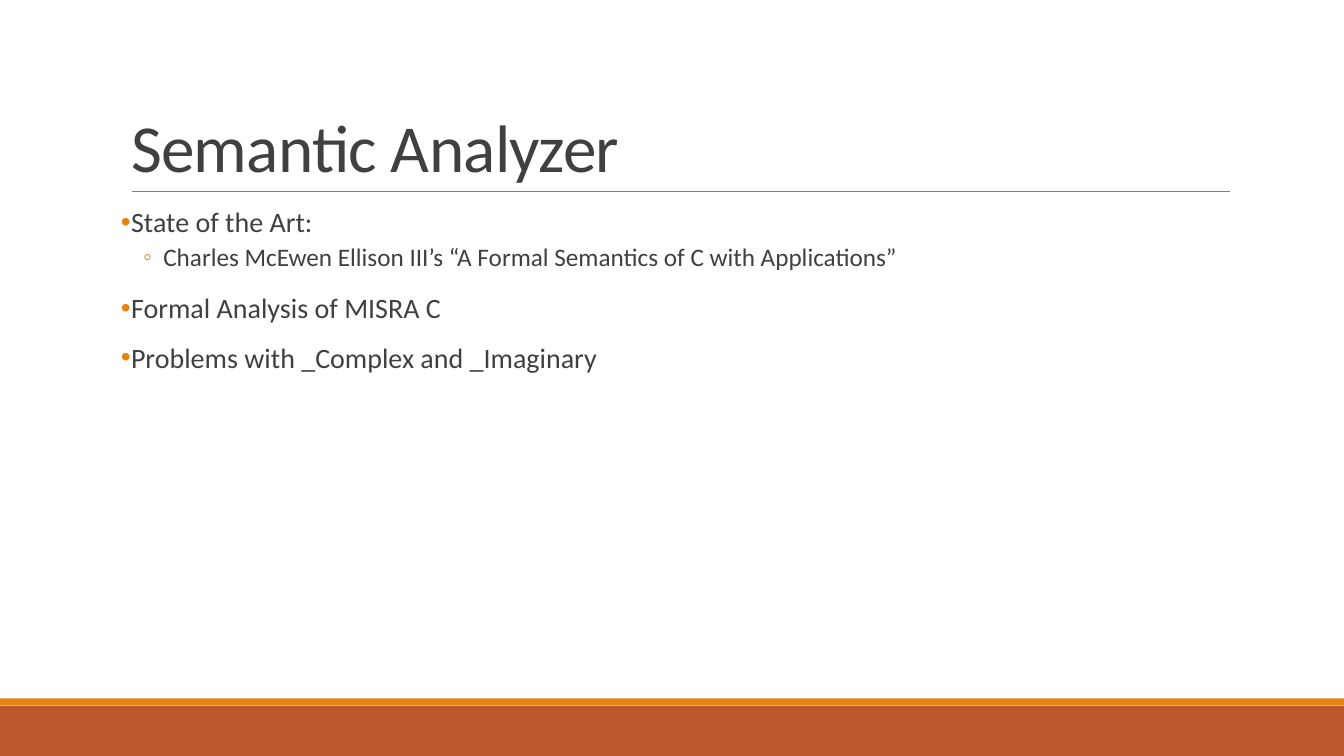
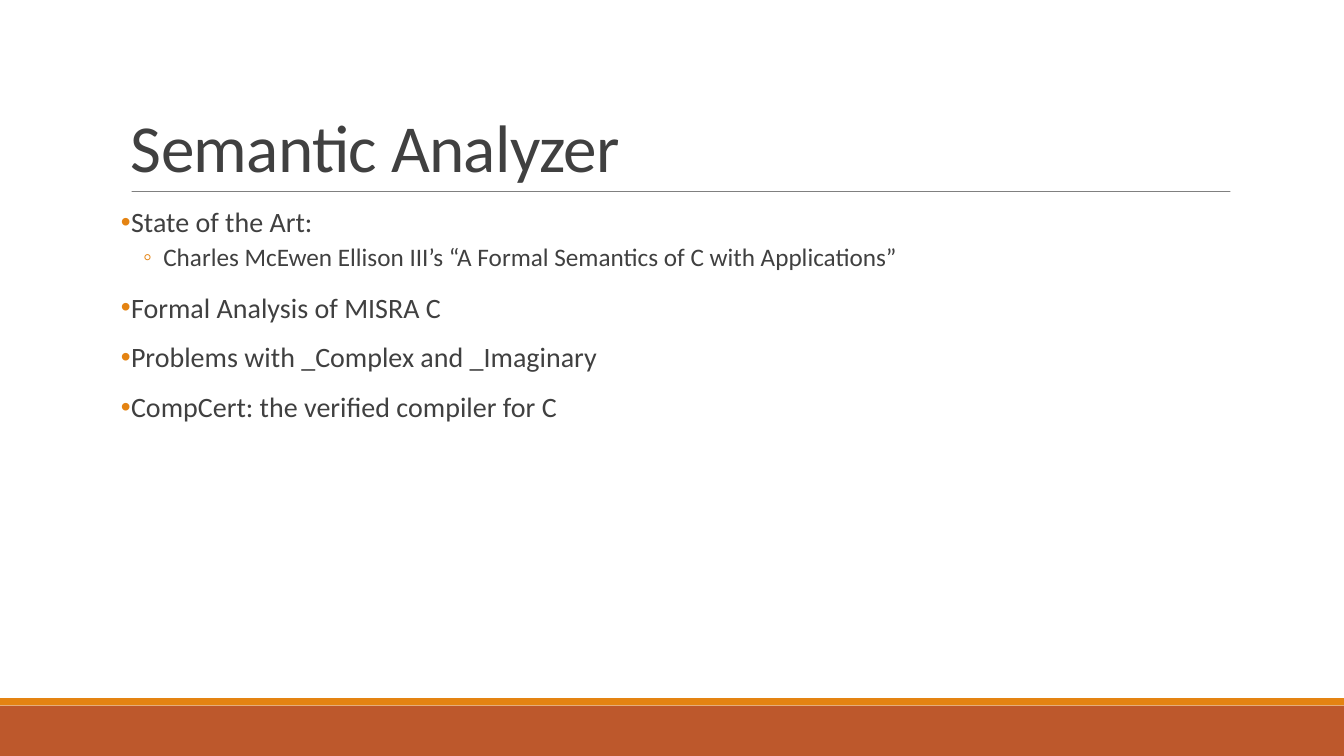
Before and after one commit to fenyvesr/kutmod, a slide deck: slide 5 of Article/Article.pptx. Drawn at 1344x756 pixels with LibreOffice and Linux fonts; fonts in the diff are those of the drawing. Boxes give left, top, right and bottom in pixels: in the first picture for what was removed or moved away, otherwise in the second. Text is boxed around its words. In the diff, an @@ line names an element or a change of style, - is before the commit and + after.

Commit message:
CompCert added

```diff
--- a/Article/Article.pptx
+++ b/Article/Article.pptx
@@ text at (131, 397, 557, 422): paragraph added @@
+• CompCert: the verified compiler for C
```
Also in this commit, not shown: 7 other slides changed, 2 other files.
